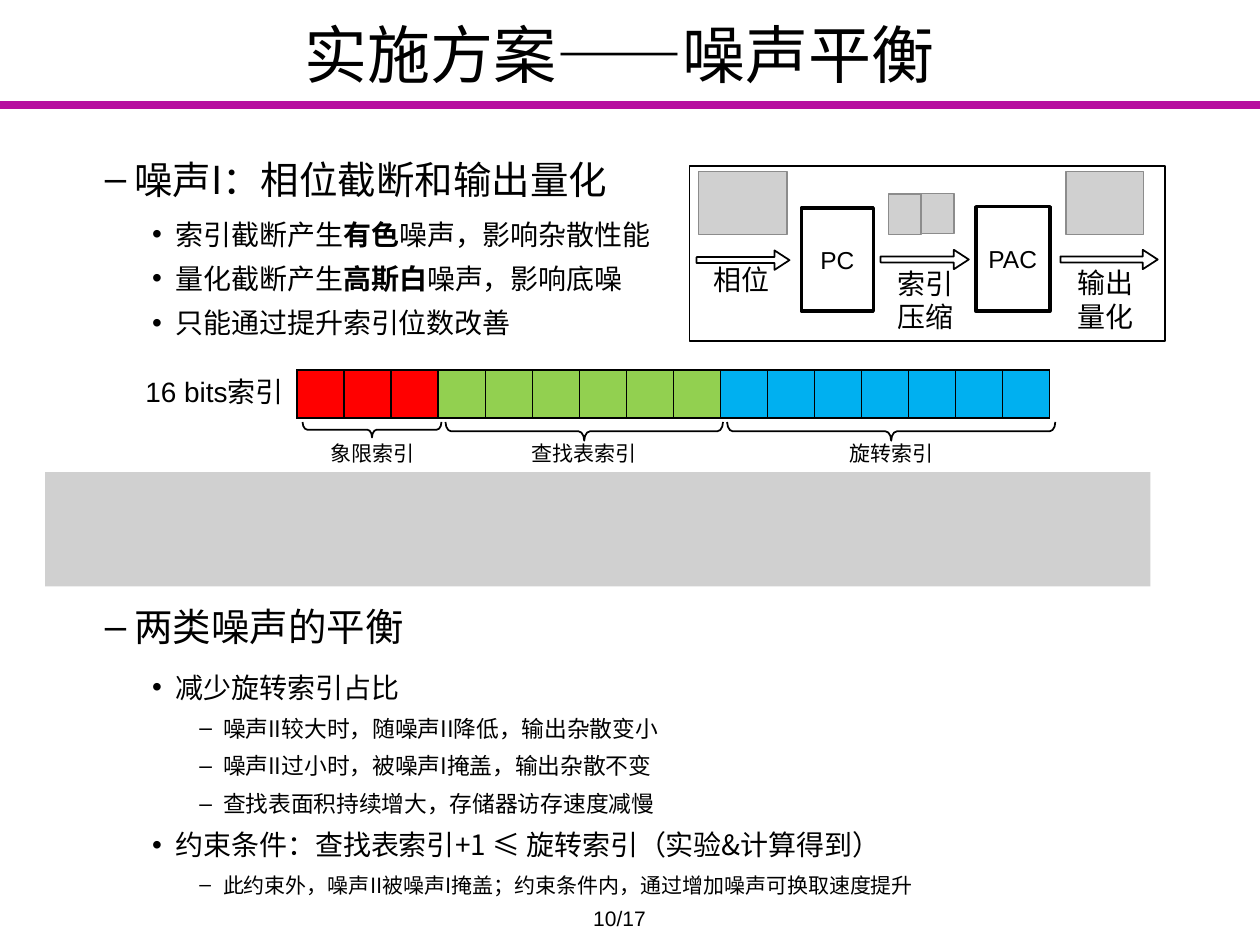
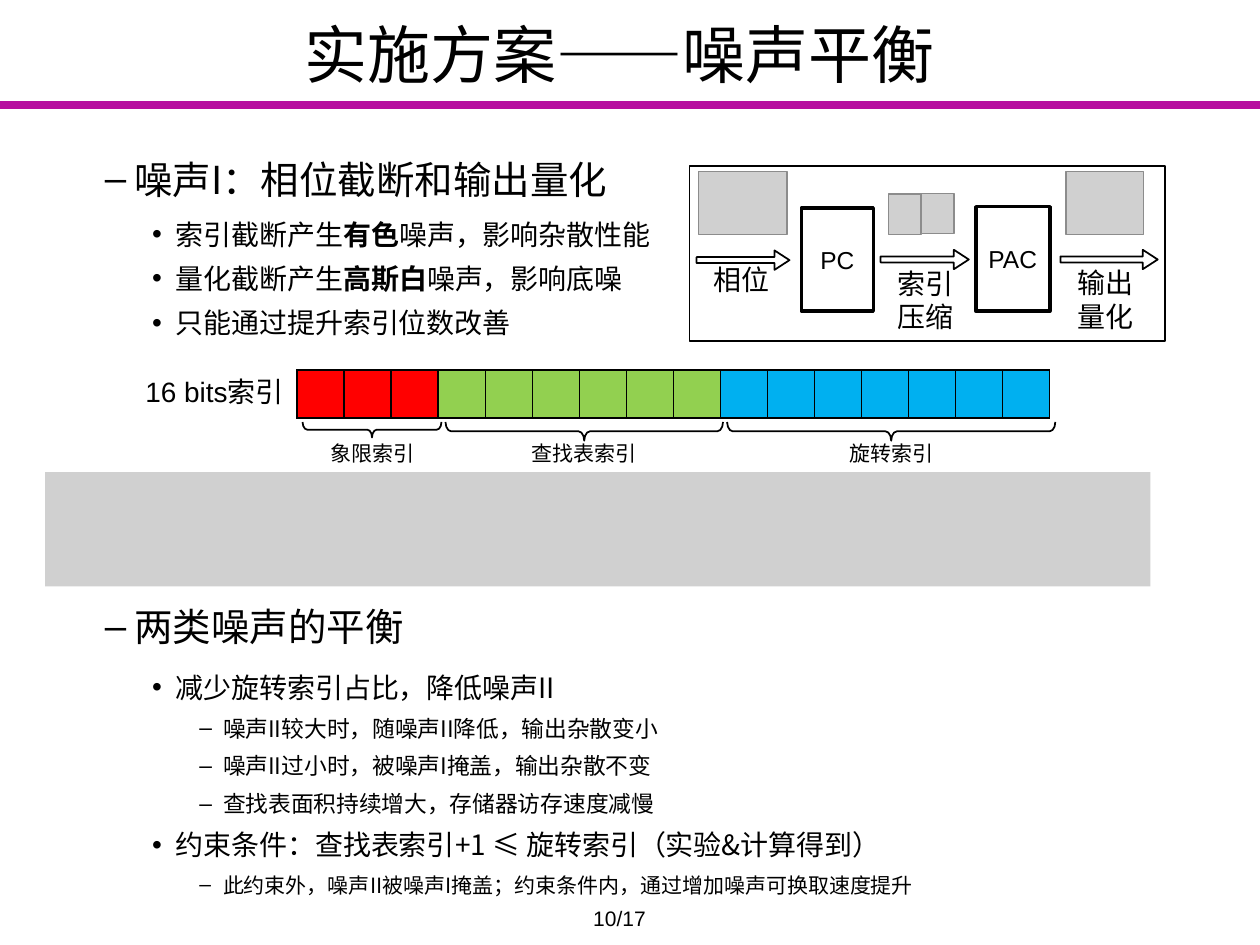
Before and after one commit to Markov2016/lunwen, a slide deck: slide 10 of dabian/杨一雄_毕业设计答辩_v2.0.pptx. Drawn at 1260x945 pixels with LibreOffice and Linux fonts; fonts in the diff are those of the drawing; grey boxes stand for pictures; background and template pictures are left out. Boxes give left, top, right and bottom in pixels: in the first picture for what was removed or moved away, otherwise in the second. Text is boxed around its words. In the diff, an @@ line names an element or a change of style, - is before the commit and + after.

```diff
--- a/dabian/杨一雄_毕业设计答辩_v2.0.pptx
+++ b/dabian/杨一雄_毕业设计答辩_v2.0.pptx
@@ text at box(176, 674, 555, 701): text changed @@
-    • 减少旋转索引占比
+    • 减少旋转索引占比，降低噪声II
```
Also in this commit, not shown: 1 other slide changed.
